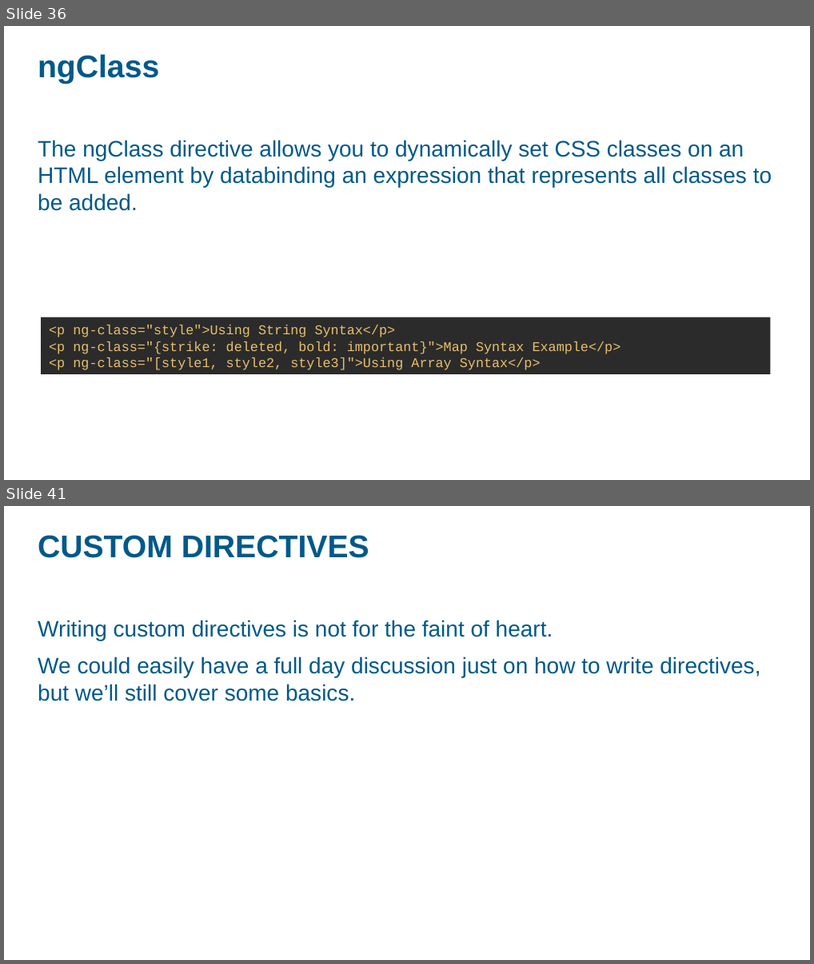
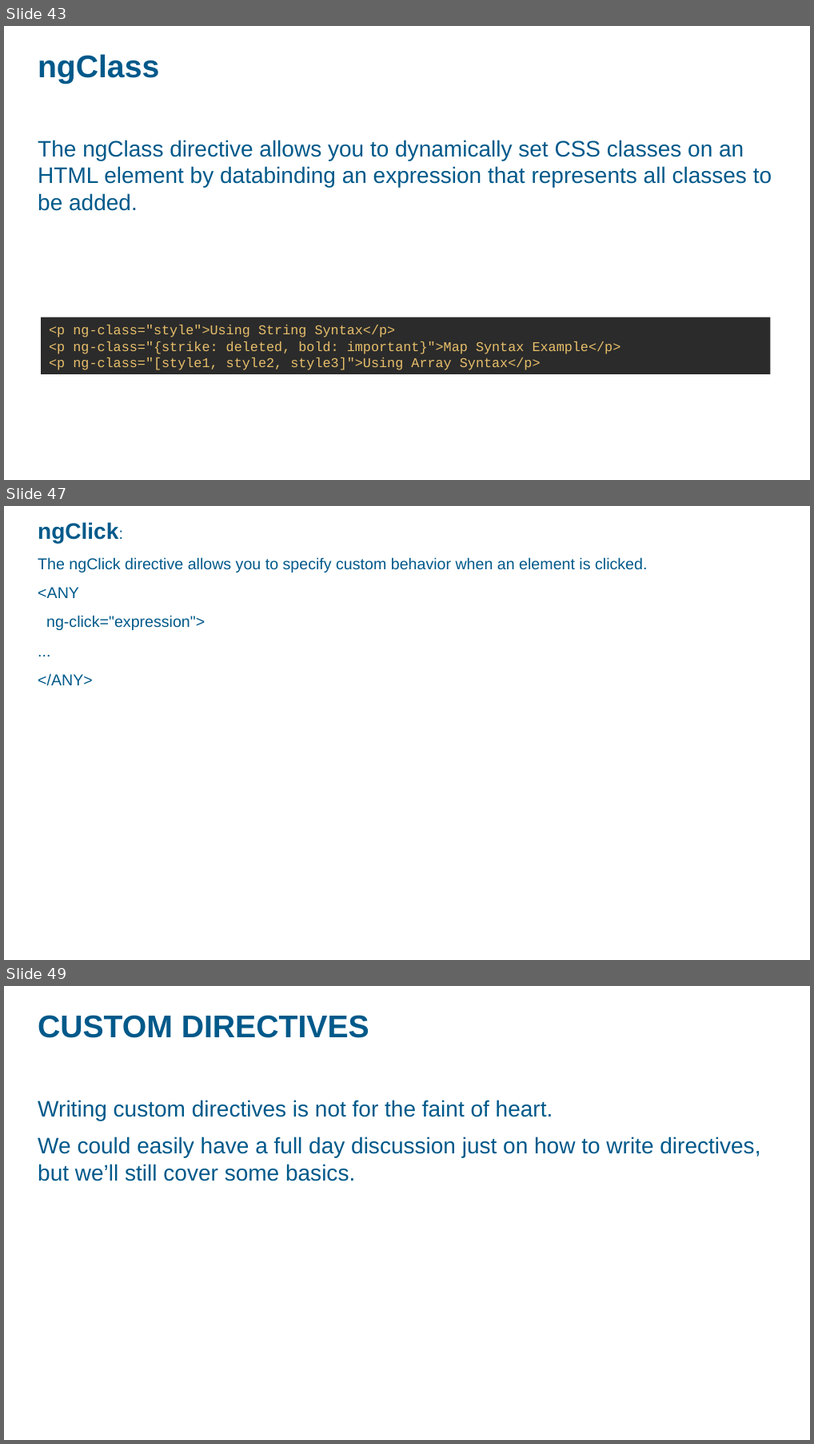
Before and after one commit to ashok07iet/angular-sample-code, a slide deck: doc/AngularJS.pptx. Shown one above the other, each under a label of ours: slides 36 and 41 before the commit, slides 43, 47 and 49 after it; the slides between them are not shown. The pictures are 814x964 and 814x1444 pixels, drawn with LibreOffice and Linux fonts; fonts in the diff are those of the drawing; background and template pictures are left out. Boxes give left, top, right and bottom in pixels: in the first picture for what was removed or moved away, otherwise in the second. Text is boxed around its words. In the diff, an @@ line names an element or a change of style, - is before the commit and + after.

```diff
--- a/doc/AngularJS.pptx
+++ b/doc/AngularJS.pptx
@@ slide 47 added at (4, 506, 810, 960), background picture (left out) @@
@@ text added at (38, 522, 647, 686), 14 pt, text #00598A @@
+ngClick:
+The ngClick directive allows you to specify custom behavior when an element is clicked.
+<ANY
+ng-click="expression">
+...
+</ANY>
@@ what was slide 36 is now slide 43 @@
@@ what was slide 41 is now slide 49 @@
```
Also in this commit, not shown: 3 slides changed, 7 other slides added, 24 other files.
